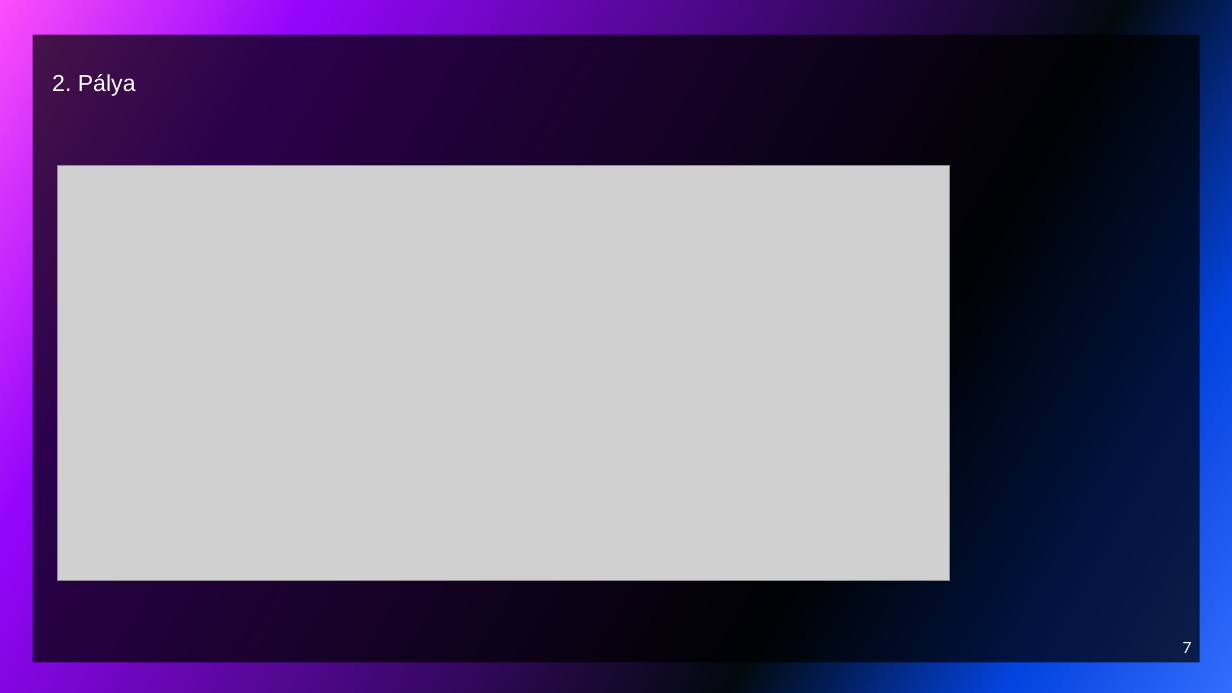
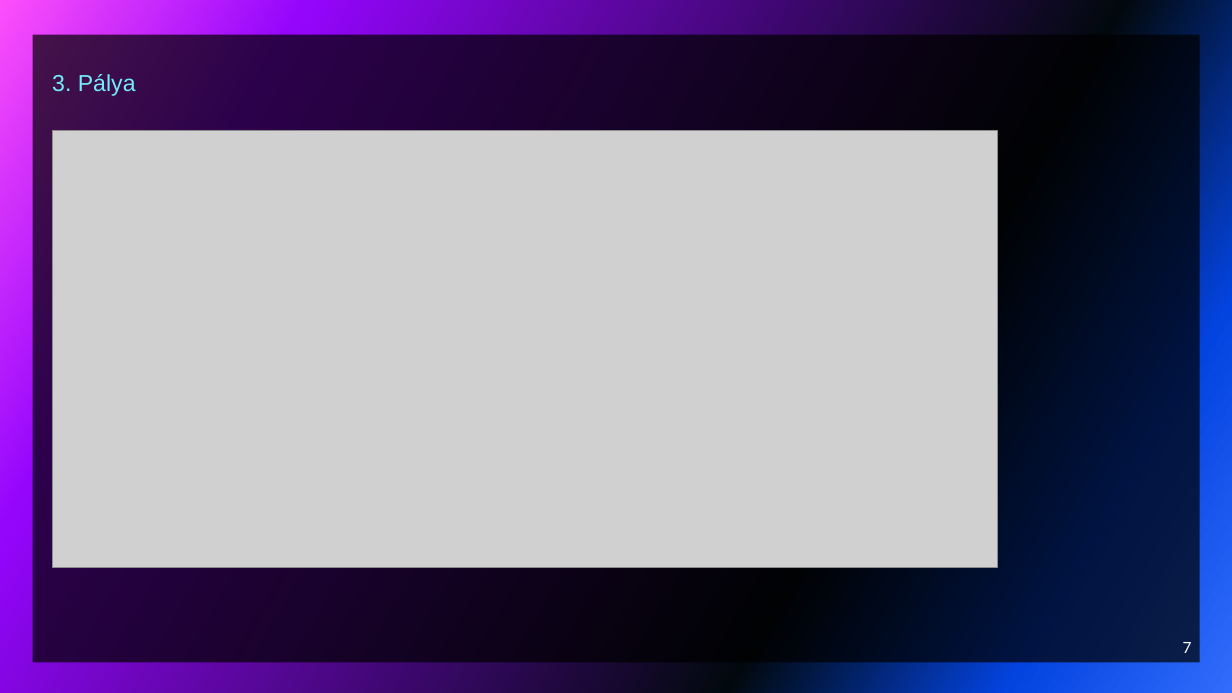
Before and after one commit to vargab3/Jumpermain, a slide deck: slide 7 of JUMPER.pptx. Drawn at 1232x693 pixels with LibreOffice and Linux fonts; fonts in the diff are those of the drawing; grey boxes stand for pictures. Boxes give left, top, right and bottom in pixels: in the first picture for what was removed or moved away, otherwise in the second. Text is boxed around its words. In the diff, an @@ line names an element or a change of style, - is before the commit and + after.

```diff
--- a/JUMPER.pptx
+++ b/JUMPER.pptx
@@ text at [52, 74, 136, 96]: text changed; text colour #FFFFFF to #73EBF9 @@
-2. Pálya
+3. Pálya
@@ picture: place and size @@
-picture at [57, 165, 949, 580]
+picture at [53, 130, 997, 567]
```
Also in this commit, not shown: 2 other slides changed, 1 slide added, 1 slide removed.
